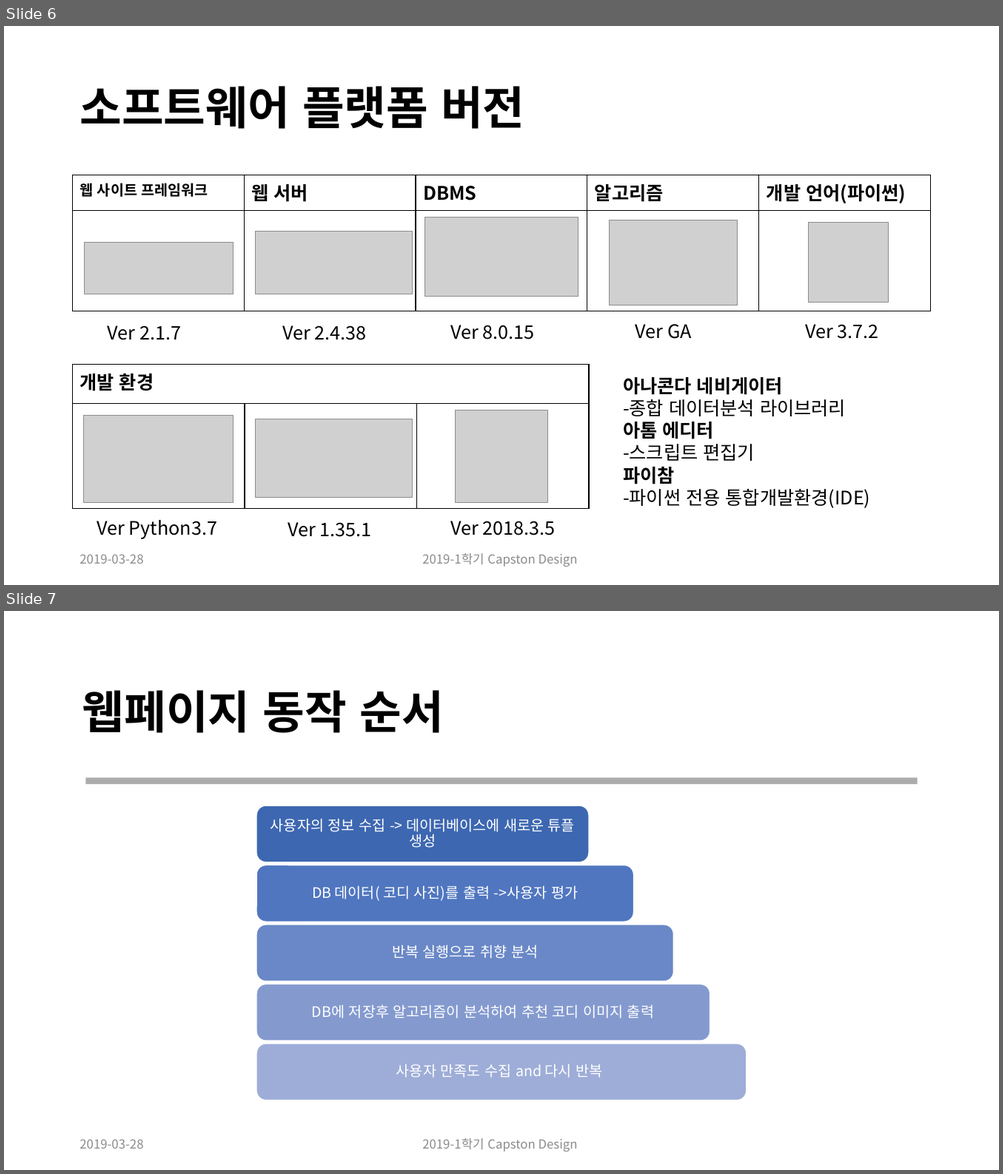
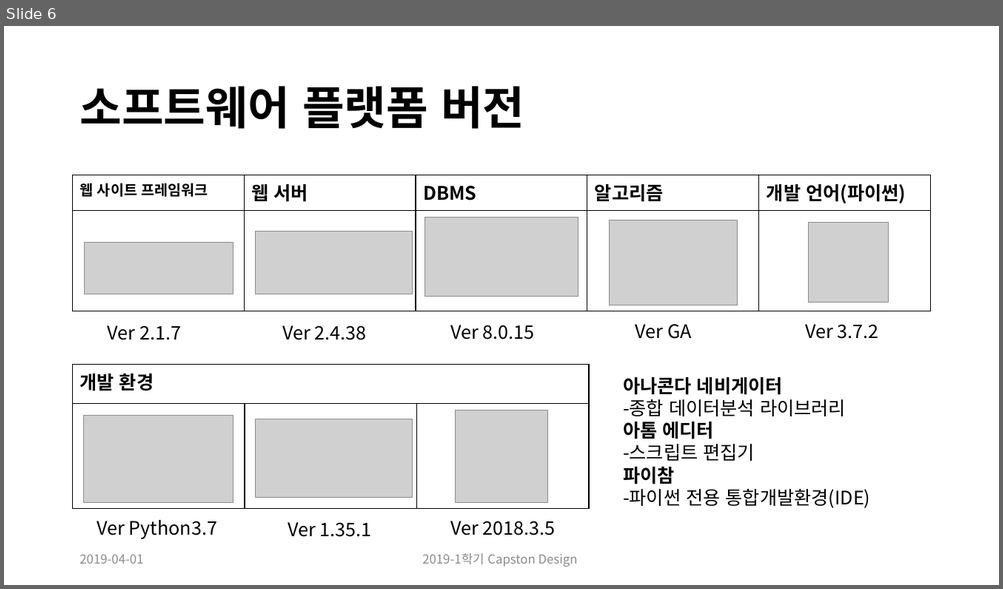
Before and after one commit to CheonSeounghyun/Coordination-Recommend, a slide deck: document/Capston Design Proposal_update(ppt).pptx. Shown one above the other, each under a label of ours: slides 6 and 7 before the commit, slide 6 after it. The pictures are 1003x1174 and 1003x589 pixels, drawn with LibreOffice and Linux fonts; fonts in the diff are those of the drawing; grey boxes stand for pictures. Boxes give left, top, right and bottom in pixels: in the first picture for what was removed or moved away, otherwise in the second. Text is boxed around its words. In the diff, an @@ line names an element or a change of style, - is before the commit and + after.

```diff
--- a/document/Capston Design Proposal_update(ppt).pptx
+++ b/document/Capston Design Proposal_update(ppt).pptx
@@ slide 7 removed at (x1=4, y1=611, x2=999, y2=1170), background #FFFFFF @@
@@ title removed at (x1=82, y1=690, x2=443, y2=733) @@
-웹페이지 동작 순서
@@ rectangle removed at (x1=85, y1=778, x2=916, y2=785) @@
@@ group removed at (x1=256, y1=806, x2=746, y2=1100): 5 rounded rectangles, 5 texts @@
-사용자의 정보 수집 -> 데이터베이스에 새로운 튜플 생성
-DB 데이터( 코디 사진)를 출력 ->사용자 평가
-반복 실행으로 취향 분석
-DB에 저장후 알고리즘이 분석하여 추천 코디 이미지 출력
-사용자 만족도 수집 and 다시 반복
@@ text removed at (x1=79, y1=1139, x2=143, y2=1149) @@
-2019-03-28
@@ text removed at (x1=422, y1=1139, x2=578, y2=1152) @@
-2019-1학기 Capston Design
@@ slide 6 changed as well @@
@@ text at (x1=79, y1=554, x2=143, y2=564): text changed @@
-2019-03-28
+2019-04-01
```
Also in this commit, not shown: 9 other slides changed, 4 slides added, 2 other slides removed, 1 other file.
